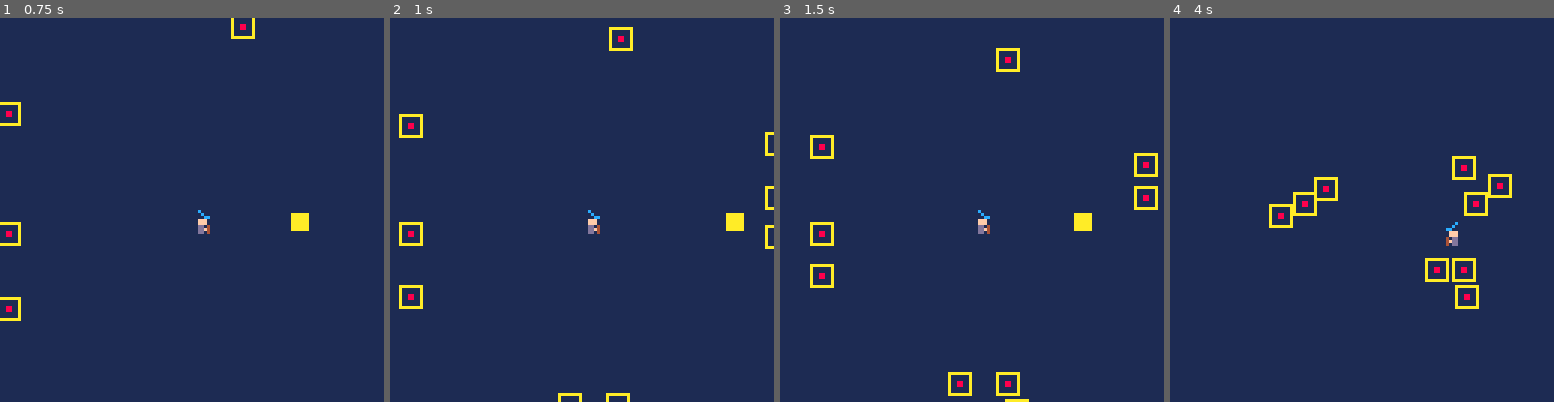
Above: before the commit, frames 1-4 (left to right).
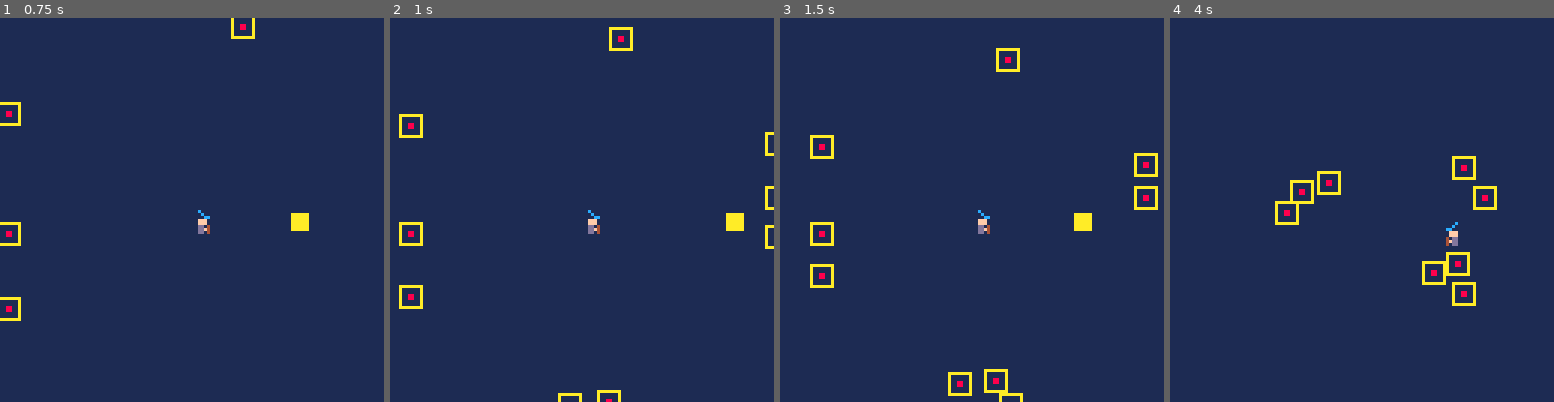
Above: after the commit, the same moments.

Repository: CRBroughton/pico-survivors
Game: PICO-8 cartridge pico-survivors.p8
The game is run twice, just before and just after one commit, with the same random seed, the same clock (stepped at 60 frames per second) and the same inputs.
Inputs:
- Up to frame 1 (0.75 s): tap X (X key) at 0.33 s
- Up to frame 2 (1 s): no input
- Up to frame 3 (1.5 s): tap X (X key) at 1.07 s
- Up to frame 4 (4 s): hold Right 1.6-2.1 s; tap X (X key) at 1.85, 2.97 s; hold Up 2.15-2.42 s; hold Right 2.47-3.03 s; hold Left 3.08-3.58 s; hold Down 3.63-3.97 s

Frame 1 is identical in both runs. In frame 2, 0.2% of the frame differs, in the area x 53-63%, y 96-100%; in frame 3, 0.4%; in frame 4, 2.5%, in the area x 25-90%, y 39-76%.

Commit message:
feat: :sparkles: better enemy collision detection, allow for overlap with player for damage

Diff:
--- a/main.lua
+++ b/main.lua
@@ -85,12 +85,25 @@
                     end
 
                     -- Check for collision with other enemies
+                    -- Need to refactor this into own function
                     local newX, newY = en.x + moveX, en.y + moveY
                     local collision = false
                     for j, otherEn in ipairs(enemies) do
                         if j ~= i then -- Skip self
                             local distance = sqrt((newX - otherEn.x)^2 + (newY - otherEn.y)^2)
                             if distance < 8 then
+                                -- Handle collision by moving both enemies away from each other
+                                local dx = newX - otherEn.x
+                                local dy = newY - otherEn.y
+                                local d = sqrt(dx * dx + dy * dy)
+                                if d == 0 then d = 0.00001 end -- Avoid division by zero
+                                local overlap = 8 - d
+                                local moveX = overlap * (dx / d)
+                                local moveY = overlap * (dy / d)
+                                newX = newX + moveX
+                                newY = newY + moveY
+                                otherEn.x = otherEn.x - moveX
+                                otherEn.y = otherEn.y - moveY
                                 collision = true
                                 break
                             end
@@ -98,8 +111,8 @@
                     end
 
                     if not collision then
-                        en.x = en.x + moveX
-                        en.y = en.y + moveY
+                        en.x = newX
+                        en.y = newY
                     end
 
                     -- Reset dt when processing the last enemy
@@ -109,6 +122,7 @@
                 end
             end
         end
+
 
 
         function isDead(x1, y1, w1, h1, x2, y2, w2, h2)
